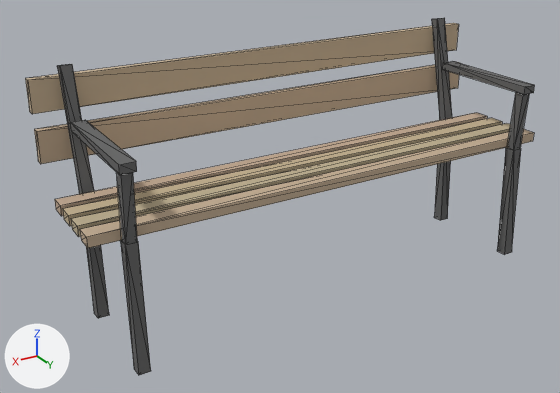
One commit to the glTF model games/yorimichi/assets/belmonte/meshes/SM_BM_BP_Bench.glb: the scene before it, then after it.
Rendered twice from a camera (50 mm lens) standing at (1.447, 2.133, 1.45) and looking at (0.114, -0.089, 0.339). The axes (+X, +Y, +Z) are drawn at lower left. The lights are the same throughout. The older version comes first. Mesh edges are drawn as thin lines. Vertices at exactly the same position are counted once.

Objects in the first picture: 'SM_BM_BP_Bench'.
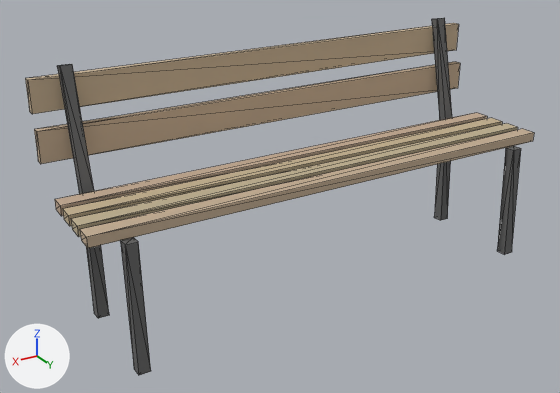
Scene script edits in JSON lines:
```json
{"block": "me_sm_bp_bench", "where": "# used by ob_sm_bm_bp_bench; location = (0.0, 0.0, 0.0)"}
{"op": "remove", "block": "me_sm_bp_bench", "code": "me_sm_bp_bench.from_pydata(...)  # 128 vertices, 184 faces; spans x -0.9..0.9, y -0.34..0.21, z 0.0..0.86"}
{"op": "add", "block": "me_sm_bp_bench", "code": "me_sm_bp_bench.from_pydata(...)  # 96 vertices, 136 faces; spans x -0.9..0.9, y -0.34..0.21, z 0.0..0.86"}
{"block": "me_sm_bp_bench", "change": "me_sm_bp_bench part 1: the loose piece of 8 vertices spanning x -0.8..-0.76, y 0.15..0.2, z 0.44..0.66 is deleted"}
{"block": "me_sm_bp_bench", "change": "me_sm_bp_bench part 2: the loose piece of 8 vertices spanning x -0.81..-0.75, y -0.23..0.21, z 0.66..0.69 is deleted"}
{"block": "me_sm_bp_bench", "change": "me_sm_bp_bench part 3: the loose piece of 8 vertices spanning x 0.76..0.8, y 0.15..0.2, z 0.44..0.66 is deleted"}
{"block": "me_sm_bp_bench", "change": "me_sm_bp_bench part 4: the loose piece of 8 vertices spanning x 0.75..0.81, y -0.23..0.21, z 0.66..0.69 is deleted"}
```

Where the change shows, as pixel boxes (x1, y1, x2, y2) in the pictures (560 x 393 px):
```json
{"object": "SM_BM_BP_Bench", "change": "reshaped", "before": [25, 18, 535, 375], "after": [25, 18, 534, 375]}
{"part": 1, "of": "me_sm_bp_bench", "change": "deleted", "before": [507, 92, 529, 150]}
{"part": 2, "of": "me_sm_bp_bench", "change": "deleted", "before": [443, 61, 535, 95]}
{"part": 3, "of": "me_sm_bp_bench", "change": "deleted", "before": [117, 172, 137, 244]}
{"part": 4, "of": "me_sm_bp_bench", "change": "deleted", "before": [70, 120, 137, 175]}
```
